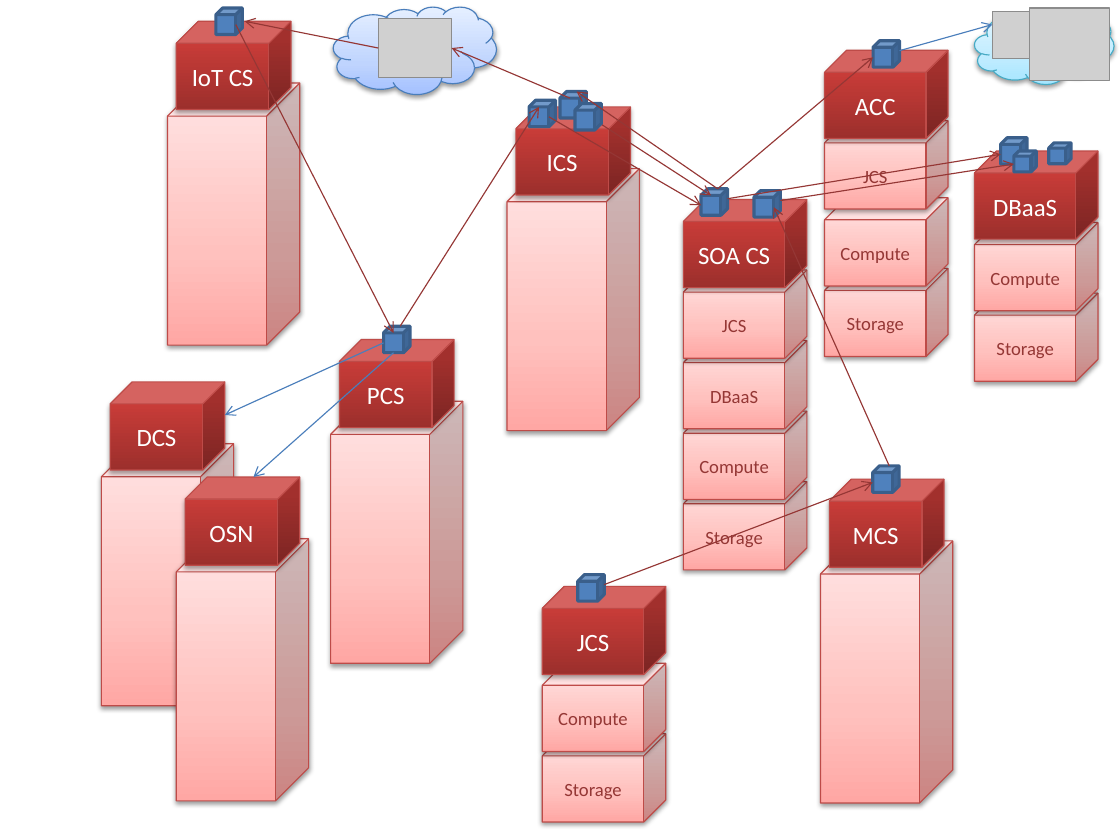
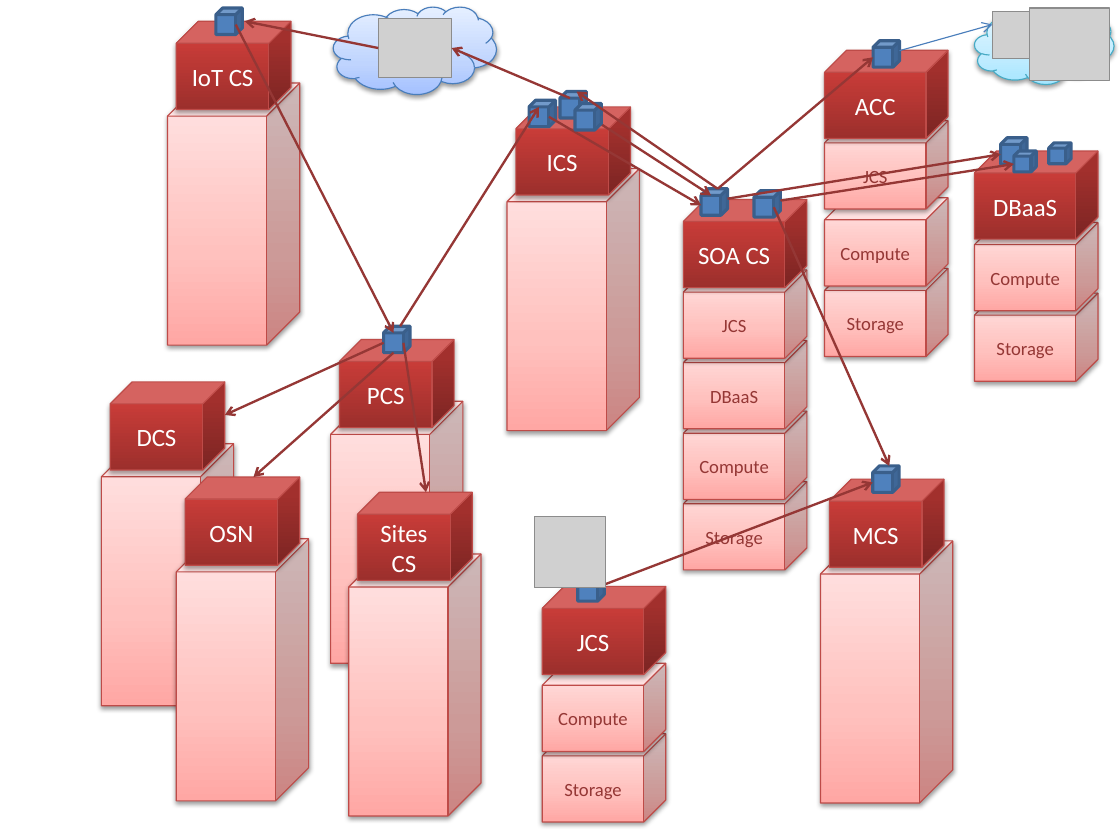
Before and after one commit to lucasjellema/aced-cloud-demo-ofmw2016-valencia, a slide deck: slide 5 of ofmw-forum2016-valencia-demo.pptx. Drawn at 1120x840 pixels with LibreOffice and Linux fonts; fonts in the diff are those of the drawing; grey boxes stand for pictures. Boxes give left, top, right and bottom in pixels: in the first picture for what was removed or moved away, otherwise in the second. Text is boxed around its words. In the diff, an @@ line names an element or a change of style, - is before the commit and + after.

Commit message:
Added Sites CS

```diff
--- a/ofmw-forum2016-valencia-demo.pptx
+++ b/ofmw-forum2016-valencia-demo.pptx
@@ arrow (236, 25) - (393, 333): stroke #953735 0.75 pt to #953735 1.5 pt @@
@@ arrow (379, 48) - (244, 21): stroke #953735 0.75 pt to #953735 1.5 pt @@
@@ arrow (570, 99) - (451, 48): stroke #953735 0.75 pt to #953735 1.5 pt @@
@@ arrow (718, 189) - (874, 57): stroke #953735 0.75 pt to #953735 1.5 pt @@
@@ arrow (400, 326) - (539, 106): stroke #953735 0.75 pt to #953735 1.5 pt @@
@@ arrow (549, 116) - (701, 205): stroke #953735 0.75 pt to #953735 1.5 pt @@
@@ arrow (718, 189) - (577, 92): stroke #953735 0.75 pt to #953735 1.5 pt @@
@@ arrow (595, 120) - (711, 195): stroke #953735 0.75 pt to #953735 1.5 pt @@
@@ arrow (728, 198) - (1000, 155): stroke #953735 0.75 pt to #953735 1.5 pt @@
@@ arrow (781, 200) - (1014, 164): stroke #953735 0.75 pt to #953735 1.5 pt @@
@@ arrow (774, 207) - (889, 466): stroke #953735 0.75 pt to #953735 1.5 pt; arrowheads changed @@
@@ arrow (384, 343) - (225, 416): stroke #4B7EBC 0.75 pt to #953735 1.5 pt @@
@@ arrow (393, 353) - (253, 477): stroke #4B7EBC 0.75 pt to #953735 1.5 pt @@
@@ arrow added from (403, 343) to (426, 492), #953735 1.5 pt @@
@@ cube added at (357, 492, 472, 580), fill gradient #9C2F2D to #CB3E3A to #CE3B37, outline #BF4C48 0.75 pt, 16 pt, text #FFFFFF @@
+Sites CS
@@ arrow (605, 585) - (872, 483): stroke #953735 0.75 pt to #953735 1.5 pt @@
@@ picture added at (534, 516, 606, 588) @@
@@ cube added at (348, 554, 480, 816), fill gradient #FFA6A5 to #FFC0BF to #FFE7E7, outline #BF4C48 0.75 pt @@
```
Also in this commit, not shown: 5 other slides changed.
